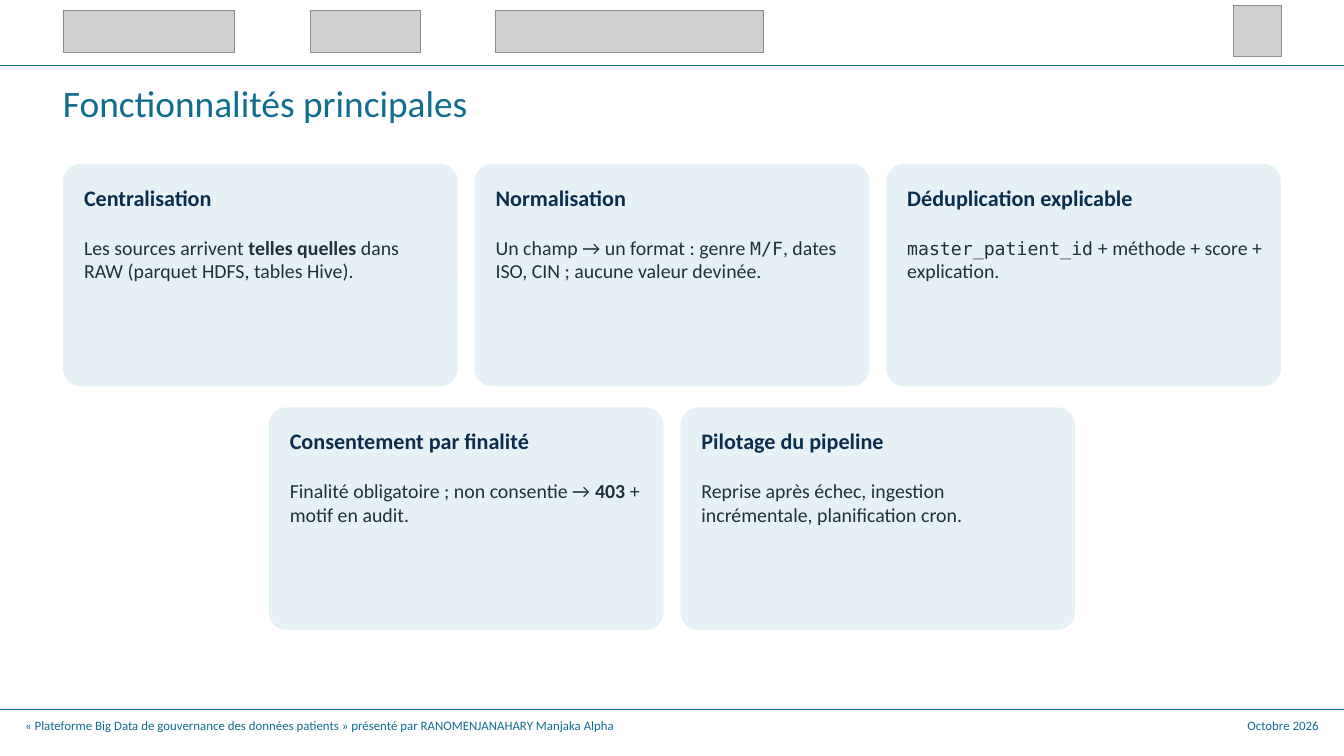
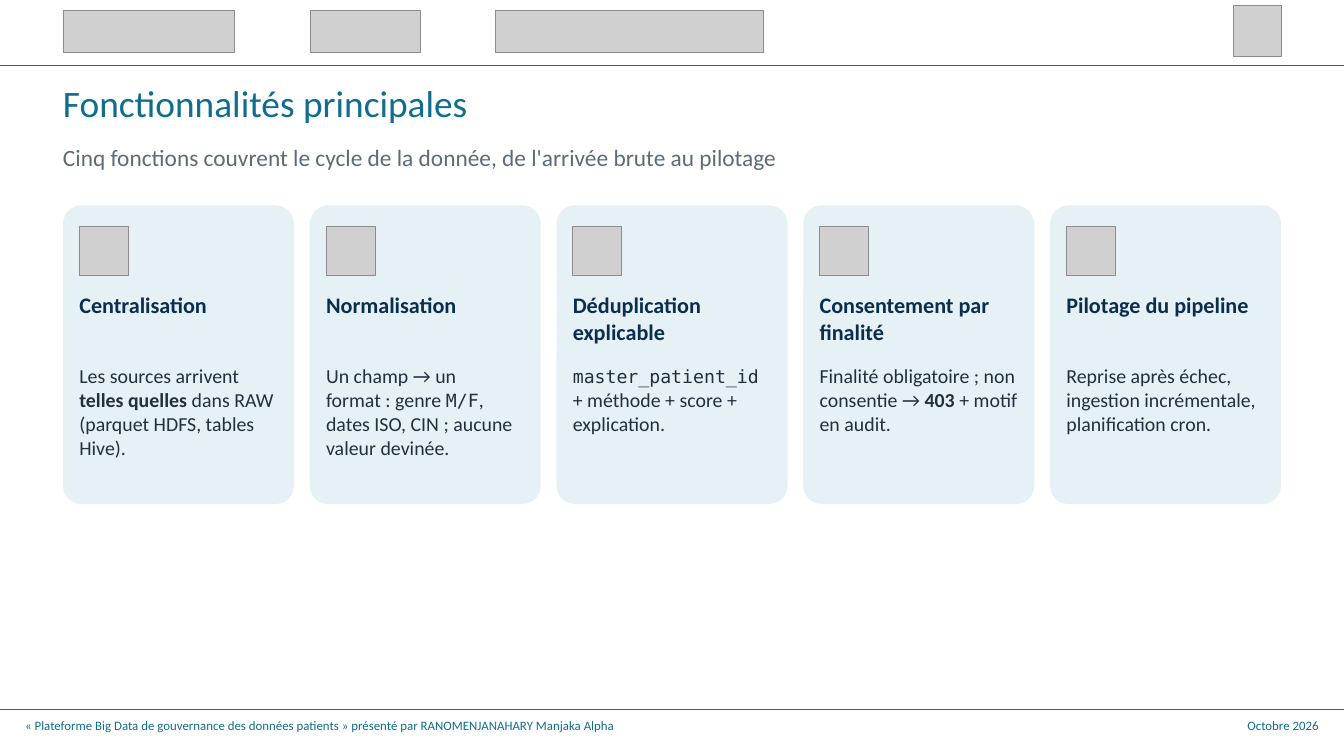
Before and after one commit to Alphamanjaka/test-big-data, a slide deck: slide 14 of documents/slide_soutenance/V2soutenance_m2_mmt_alpha.pptx. Drawn at 1344x756 pixels with LibreOffice and Linux fonts; fonts in the diff are those of the drawing; grey boxes stand for pictures. Boxes give left, top, right and bottom in pixels: in the first picture for what was removed or moved away, otherwise in the second. Text is boxed around its words. In the diff, an @@ line names an element or a change of style, - is before the commit and + after.

```diff
--- a/documents/slide_soutenance/V2soutenance_m2_mmt_alpha.pptx
+++ b/documents/slide_soutenance/V2soutenance_m2_mmt_alpha.pptx
@@ text added at (63, 150, 775, 170), 20 pt, text #5A6B79 @@
+Cinq fonctions couvrent le cycle de la donnée, de l'arrivée brute au pilotage
@@ rounded rectangle: place and size @@
-rounded rectangle at (63, 164, 458, 386)
+rounded rectangle at (63, 205, 294, 504)
@@ rounded rectangle: place and size @@
-rounded rectangle at (475, 164, 869, 386)
+rounded rectangle at (310, 205, 541, 504)
@@ rounded rectangle: place and size @@
-rounded rectangle at (886, 164, 1281, 386)
+rounded rectangle at (556, 205, 787, 504)
@@ rounded rectangle: place and size @@
-rounded rectangle at (269, 407, 664, 630)
+rounded rectangle at (803, 205, 1034, 504)
@@ rounded rectangle: place and size @@
-rounded rectangle at (680, 407, 1075, 630)
+rounded rectangle at (1050, 205, 1281, 504)
@@ picture added at (79, 226, 128, 275) @@
@@ picture added at (326, 226, 375, 275) @@
@@ picture added at (573, 226, 622, 275) @@
@@ picture added at (820, 226, 869, 275) @@
@@ picture added at (1066, 226, 1115, 275) @@
@@ text "Centralisation": place and size @@
-text "Centralisation" at (84, 190, 212, 206)
+text "Centralisation" at (79, 297, 207, 313)
@@ text "Normalisation": place and size @@
-text "Normalisation" at (496, 190, 626, 206)
+text "Normalisation" at (326, 297, 456, 313)
@@ text "Déduplication explicable" rewrapped from (907, 190, 1132, 210) to (573, 297, 701, 344) @@
@@ text "Consentement par finalité" rewrapped from (290, 433, 528, 453) to (820, 298, 990, 340) @@
@@ text "Pilotage du pipeline": place and size @@
-text "Pilotage du pipeline" at (701, 433, 883, 453)
+text "Pilotage du pipeline" at (1066, 297, 1248, 317)
@@ text "Les sources arrivent telles quelles ..." rewrapped from (84, 241, 399, 281) to (79, 369, 273, 458) @@
@@ text "Un champ → un format ..." rewrapped from (496, 241, 836, 280) to (326, 369, 512, 455) @@
@@ text "master_patient_id + méthode + score ..." rewrapped from (907, 241, 1248, 281) to (573, 369, 759, 434) @@
@@ text "Finalité obligatoire ; non consentie ..." rewrapped from (290, 484, 625, 522) to (820, 369, 1017, 431) @@
@@ text "Reprise après échec, ingestion incrémentale, ..." rewrapped from (701, 484, 962, 525) to (1066, 369, 1255, 434) @@
```
Also in this commit, not shown: 10 other slides changed, 24 other files.
